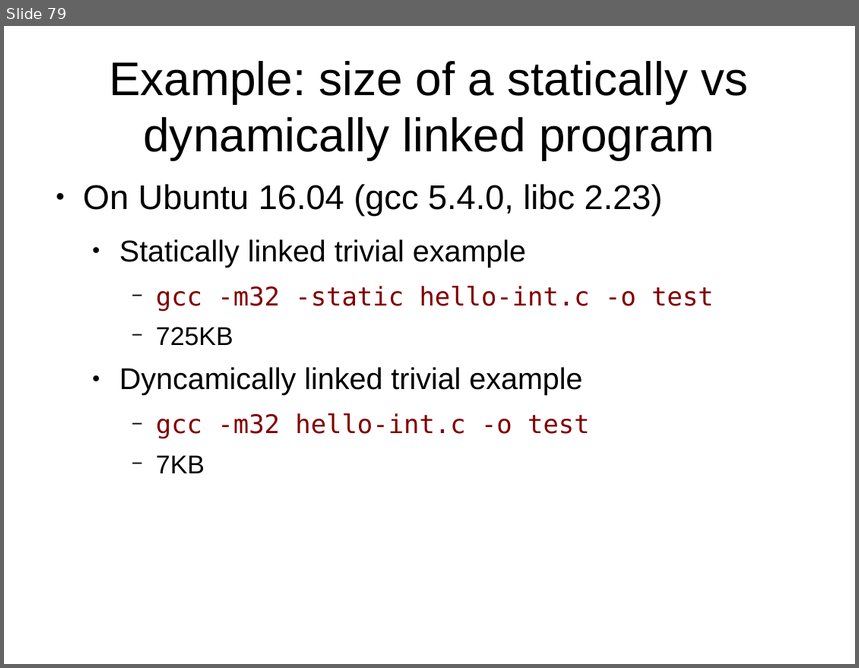
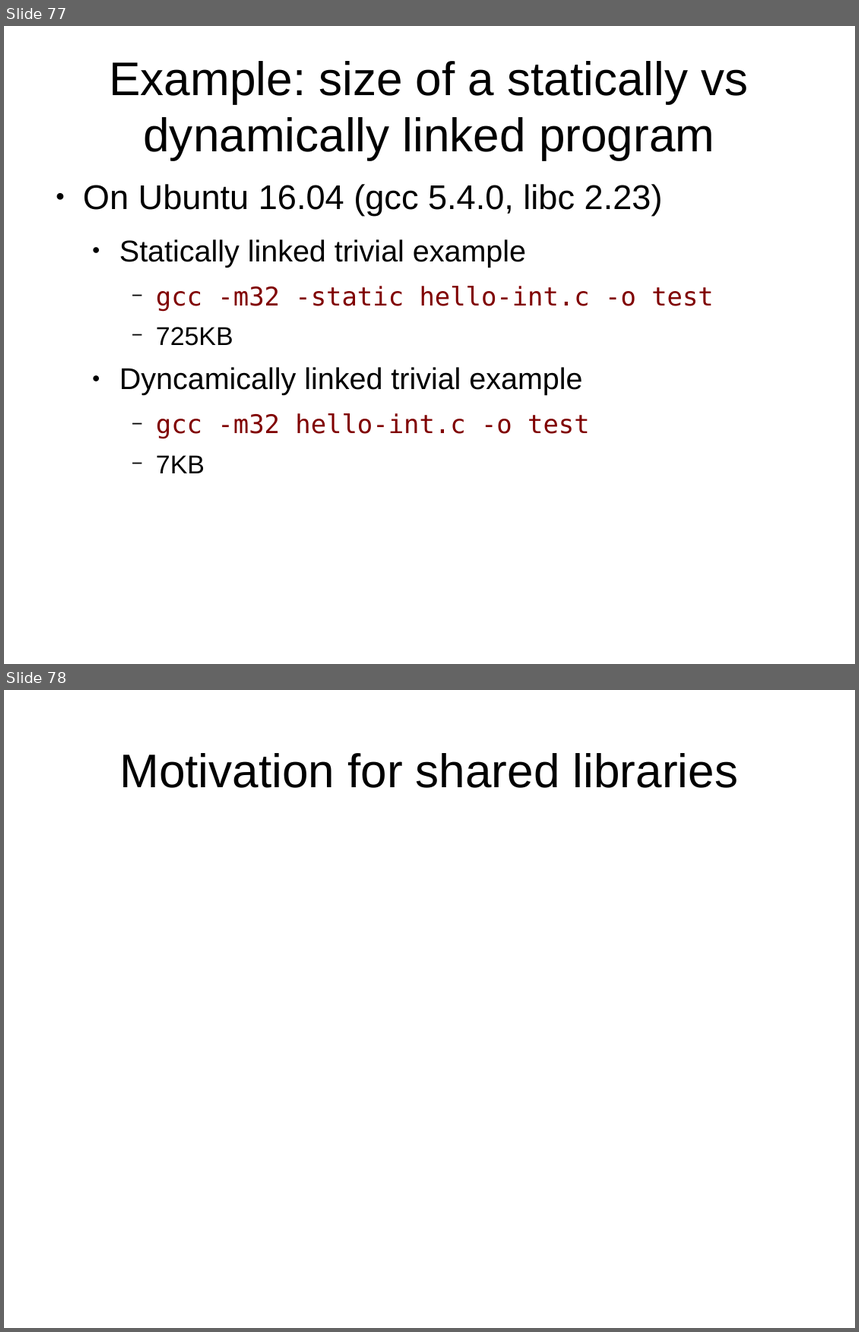
Before and after one commit to antonburtsev/cs5460, a slide deck: lectures/lecture04-linking-and-loading/lecture04-linking-and-loading.odp. Shown one above the other, each under a label of ours: slide 79 before the commit, slides 77 and 78 after it. The pictures are 859x668 and 859x1332 pixels, drawn with LibreOffice and Linux fonts; fonts in the diff are those of the drawing. Boxes give left, top, right and bottom in pixels: in the first picture for what was removed or moved away, otherwise in the second. Text is boxed around its words. In the diff, an @@ line names an element or a change of style, - is before the commit and + after.

```diff
--- a/lectures/lecture04-linking-and-loading/lecture04-linking-and-loading.odp
+++ b/lectures/lecture04-linking-and-loading/lecture04-linking-and-loading.odp
@@ slide 78 added at (x1=4, y1=690, x2=855, y2=1328), background #FFFFFF @@
@@ title added at (x1=120, y1=753, x2=738, y2=788), 44 pt, text #000000 @@
+Motivation for shared libraries
@@ what was slide 79 is now slide 77 @@
```
Also in this commit, not shown: 1 slide changed, 6 other slides added, 1 slide removed, 2 other files.
